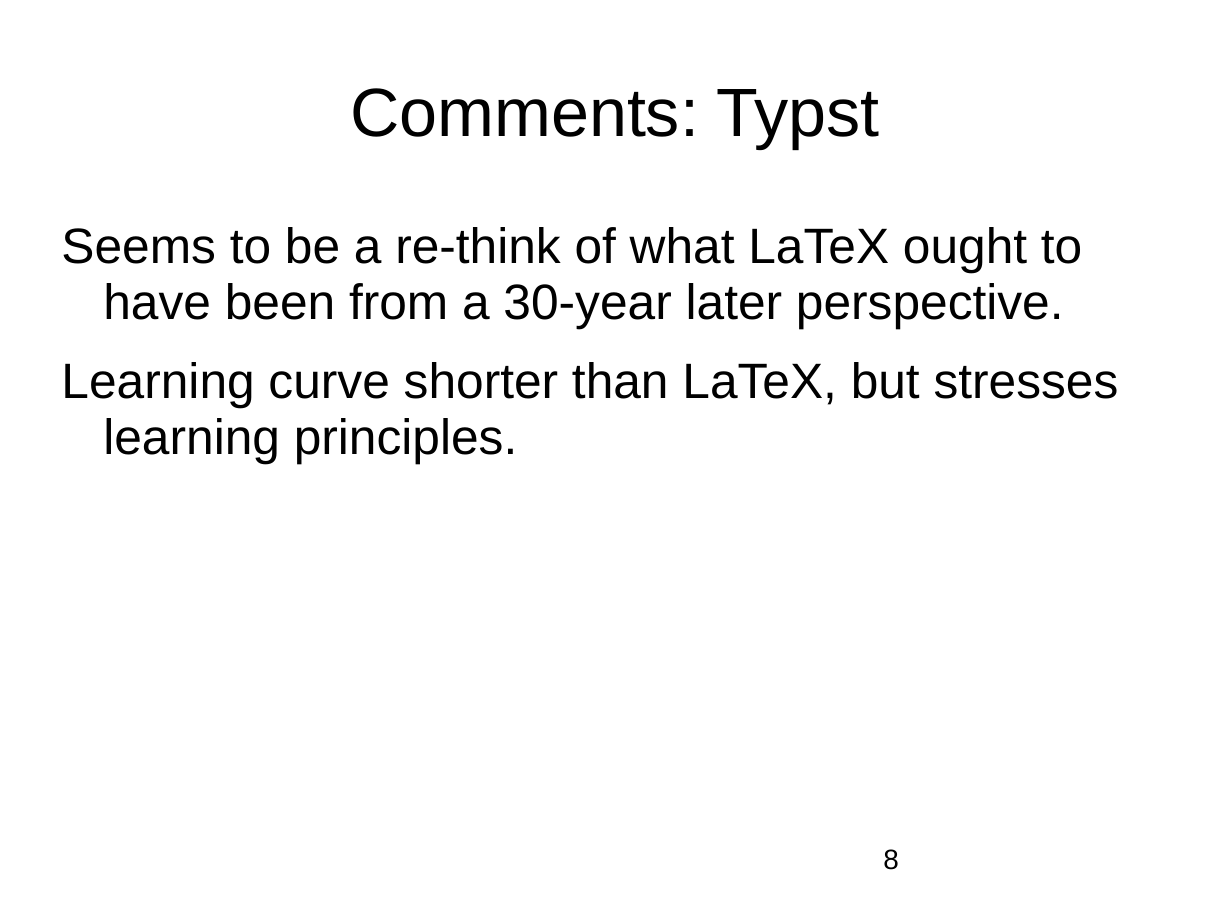
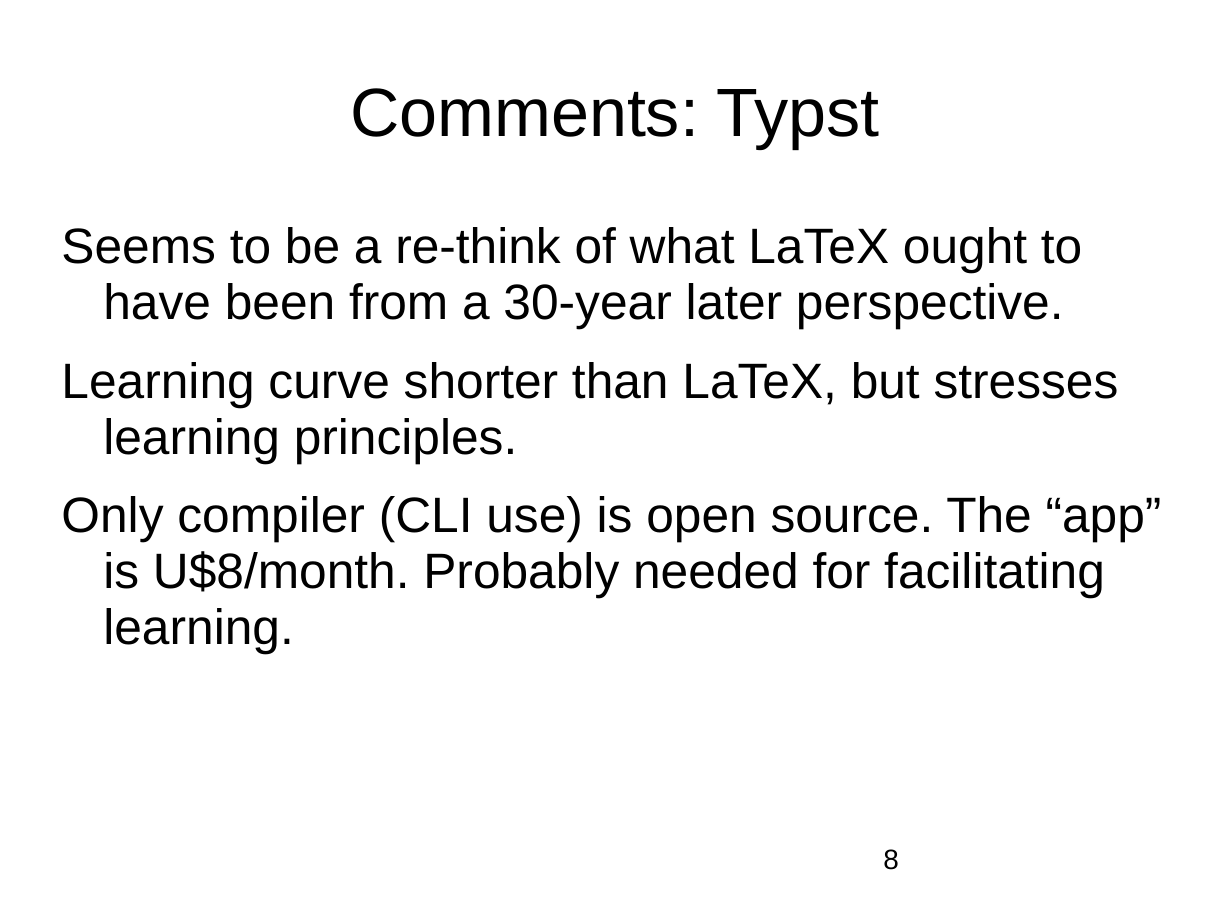
Before and after one commit to nashjc/Partridges, a slide deck: slide 8 of LinuxOttawa20260108.odp. Drawn at 1232x924 pixels with LibreOffice and Linux fonts; fonts in the diff are those of the drawing; background and template pictures are left out. Boxes give left, top, right and bottom in pixels: in the first picture for what was removed or moved away, otherwise in the second. Text is boxed around its words. In the diff, an @@ line names an element or a change of style, - is before the commit and + after.

Commit message:
mention GUI tools for LaTeX and Typst

```diff
--- a/LinuxOttawa20260108.odp
+++ b/LinuxOttawa20260108.odp
@@ text at [61,496,1162,653]: paragraph added @@
+Only compiler (CLI use) is open source. The “app” is U$8/month. Probably needed for facilitating learning.
```
Also in this commit, not shown: 1 other slide changed.
